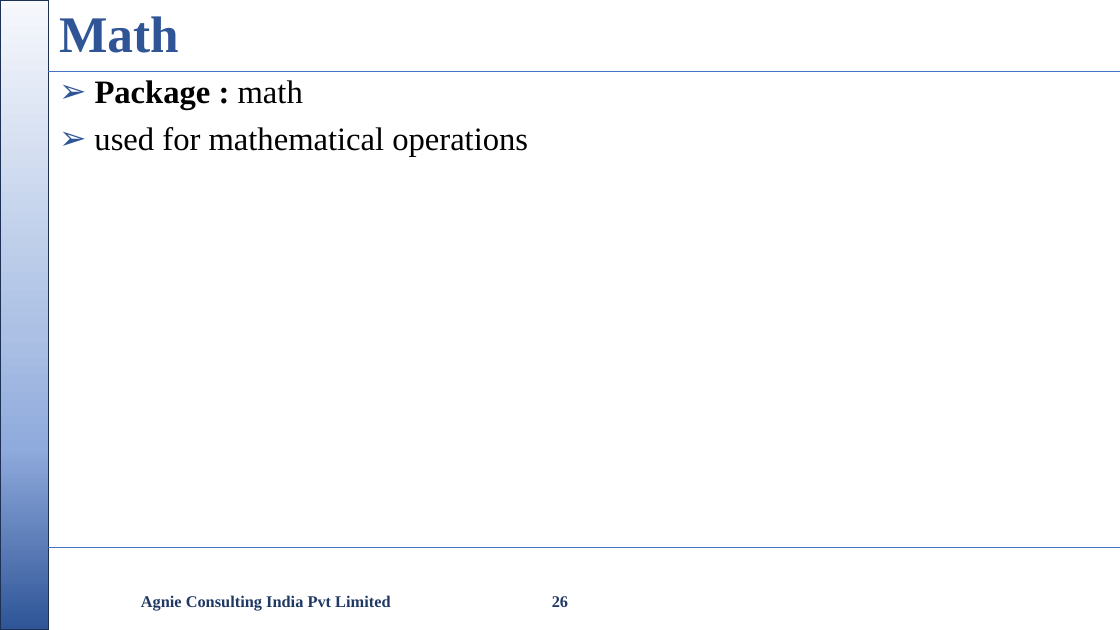
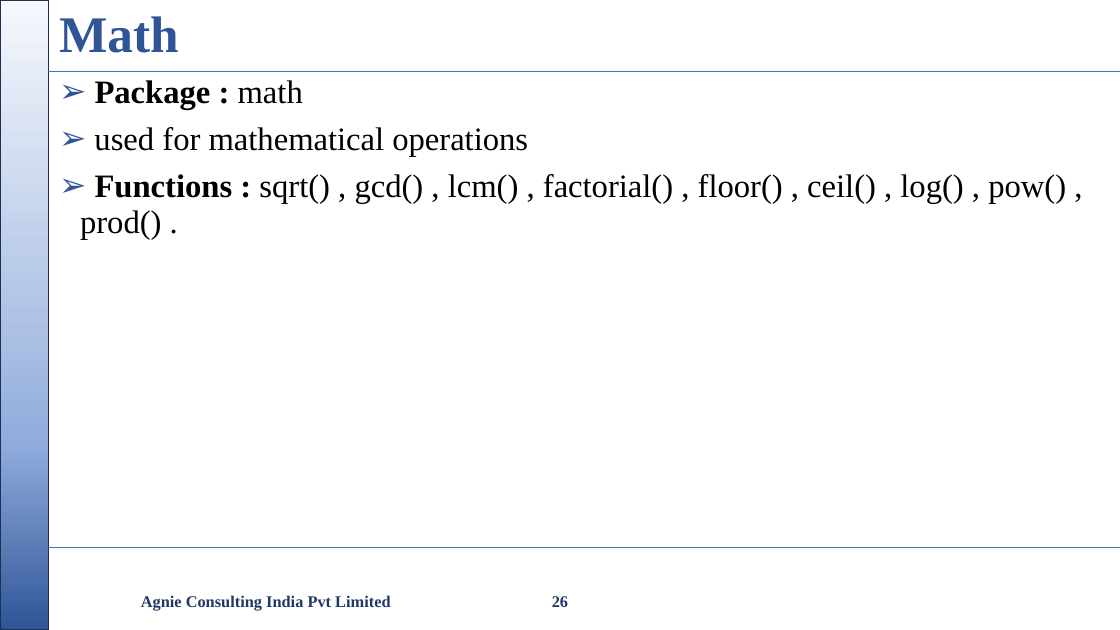
Before and after one commit to nikishdaniel1-del/Python-Cls, a slide deck: slide 26 of python class/Python Class.pptx. Drawn at 1120x630 pixels with LibreOffice and Linux fonts; fonts in the diff are those of the drawing; background and template pictures are left out. Boxes give left, top, right and bottom in pixels: in the first picture for what was removed or moved away, otherwise in the second. Text is boxed around its words. In the diff, an @@ line names an element or a change of style, - is before the commit and + after.

```diff
--- a/python class/Python Class.pptx
+++ b/python class/Python Class.pptx
@@ text at (80,174,1066,239): paragraph added @@
+➢ Functions : sqrt() , gcd() , lcm() , factorial() , floor() , ceil() , log() , pow() , prod() .
```
Also in this commit, not shown: 3 other slides changed, 5 other files.
